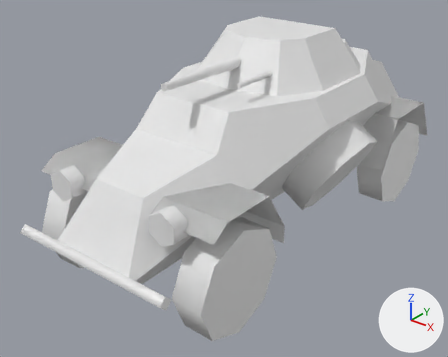
What one commit did to the Blender file Assets/Blends/Vehicle_LSW_222.blend.
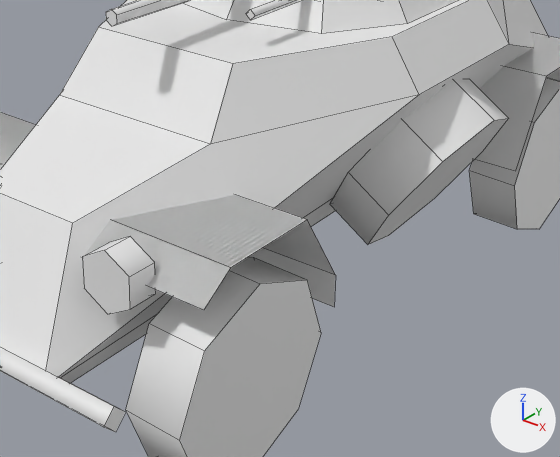
Each version is shown whole from a 50 mm camera at (2.96, -4.29, 2.91) aimed at (-0.17, -0.37, 0.48), then close up on the part from 23% to 91% of the width and 22% to 91% of the height. The axes (+X, +Y, +Z) are drawn at lower right. The lights are the same throughout. The close-ups show mesh edges as thin lines. Materials are left out; every surface is plain grey.

The first close-up shows 'Vehicle_LSW_222'.
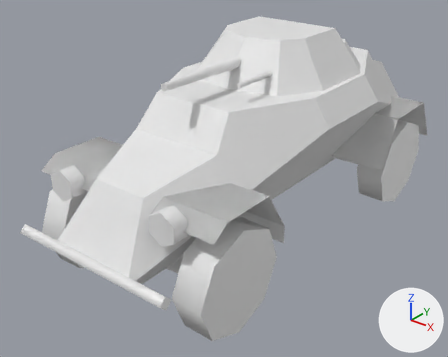
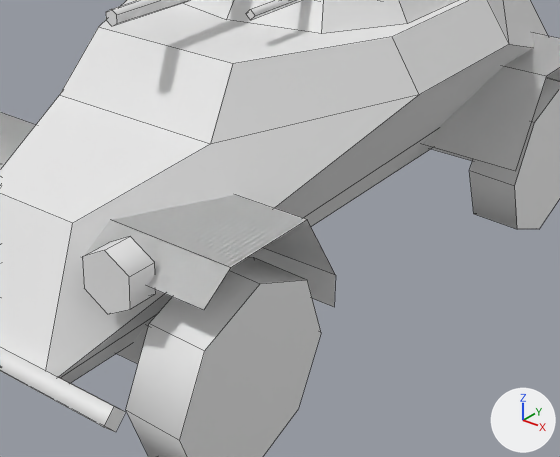
Commit message: Created diffuse for LSW 222

Diff of the bpy script that builds the scene:
```diff
--- a/Assets/Blends/Vehicle_LSW_222.blend.py
+++ b/Assets/Blends/Vehicle_LSW_222.blend.py
@@ me_vehicle_lsw_222 @@
 # used by ob_vehicle_lsw_222; location = (0.0, 0.0, 0.0); rotation_euler = (1.571, 0.0, 0.0), in degrees (90, 0, 0)
-me_vehicle_lsw_222.from_pydata(...)  # 293 vertices, 167 faces; spans x -1.0..1.0, y -0.06..1.76, z -2.1..2.12
+me_vehicle_lsw_222.from_pydata(...)  # 285 vertices, 166 faces; spans x -1.0..0.87, y -0.06..1.76, z -2.1..2.12
+# me_vehicle_lsw_222 part 1: the loose piece of 16 vertices spanning x 0.31..1.0, y 0.27..1.14, z -0.47..0.39 is deleted
+# me_vehicle_lsw_222 part 2
+# 8 vertices are removed from x -0.59..-0.56, y -0.05..0.82, z 0.99..1.86
+# 8 faces are deleted
+# 8 vertices are added at x -0.57, y 0.28..0.48, z -1.28..1.51
+# 8 new vertices lie (1.14, 0.0, 0.0) away from vertices in x -0.57, y 0.28..0.48, z -1.28..1.51
+# 8 new faces join them, smooth
+# 8 new faces join them
```

Pixel boxes [x1, y1, x2, y2] of what changed, in the close-ups (560 x 457 px):
part 1 of me_vehicle_lsw_222, deleted
    before: [330, 79, 508, 245]
part 2 of me_vehicle_lsw_222, built on
    after: [116, 148, 473, 364]
